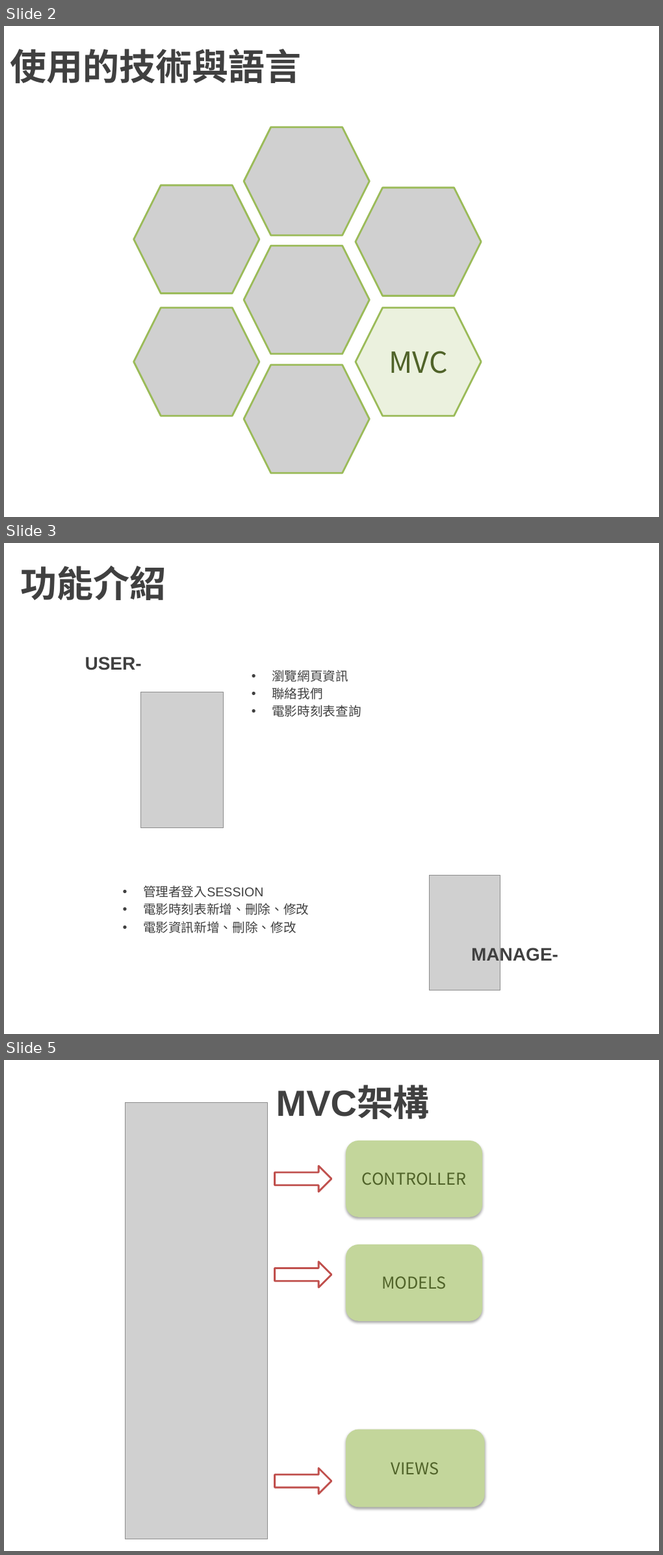
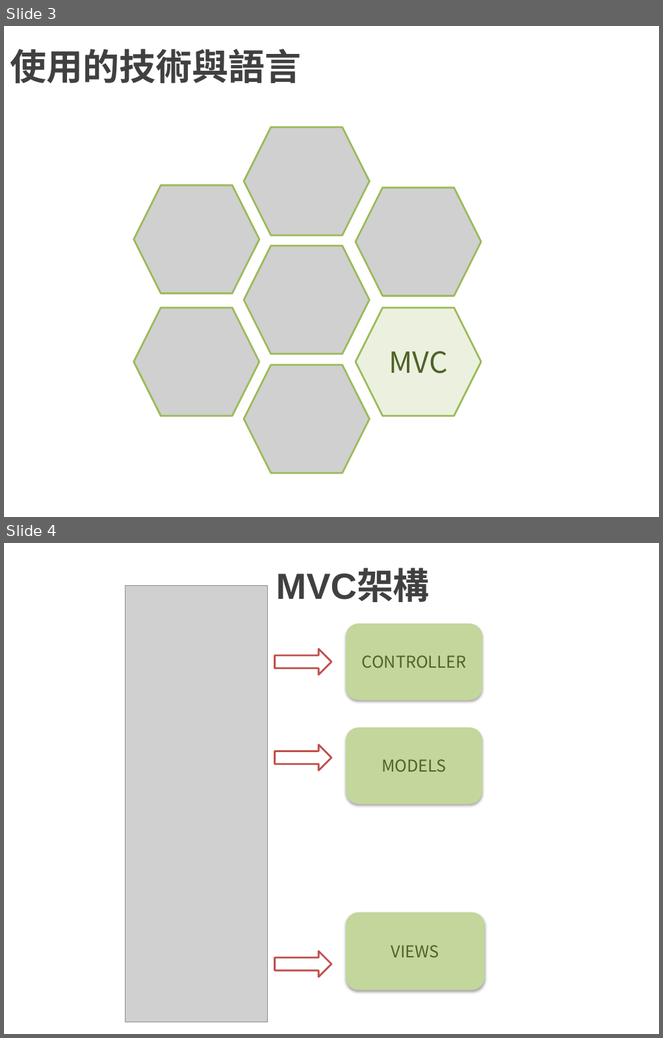
Before and after one commit to S1012775/MVCmyweb, a slide deck: Anny_ke.pptx. Shown one above the other, each under a label of ours: slides 2, 3 and 5 before the commit, slides 3 and 4 after it; the slides between them are not shown. The pictures are 663x1555 and 663x1038 pixels, drawn with LibreOffice and Linux fonts; fonts in the diff are those of the drawing; grey boxes stand for pictures; background and template pictures are left out. Boxes give left, top, right and bottom in pixels: in the first picture for what was removed or moved away, otherwise in the second. Text is boxed around its words. In the diff, an @@ line names an element or a change of style, - is before the commit and + after.

```diff
--- a/Anny_ke.pptx
+++ b/Anny_ke.pptx
@@ slide 3 removed at (x1=4, y1=543, x2=659, y2=1034), background picture (left out); not listed: 1 template element that a slide beside it also shows @@
@@ title removed at (x1=21, y1=566, x2=166, y2=600) @@
-功能介紹
@@ text removed at (x1=85, y1=657, x2=142, y2=670) @@
-USER-
@@ text removed at (x1=272, y1=670, x2=361, y2=717) @@
-• 瀏覽網頁資訊
-• 聯絡我們
-• 電影時刻表查詢
@@ picture removed at (x1=141, y1=693, x2=224, y2=828) @@
@@ text removed at (x1=143, y1=886, x2=309, y2=934) @@
-• 管理者登入SESSION
-• 電影時刻表新增、刪除、修改
-• 電影資訊新增、刪除、修改
@@ picture removed at (x1=430, y1=876, x2=501, y2=991) @@
@@ text removed at (x1=471, y1=947, x2=558, y2=964) @@
-MANAGE-
@@ what was slide 2 is now slide 3 @@
@@ what was slide 5 is now slide 4 @@
```
Also in this commit, not shown: 3 slides changed, 2 slides added, 1 other slide removed.
